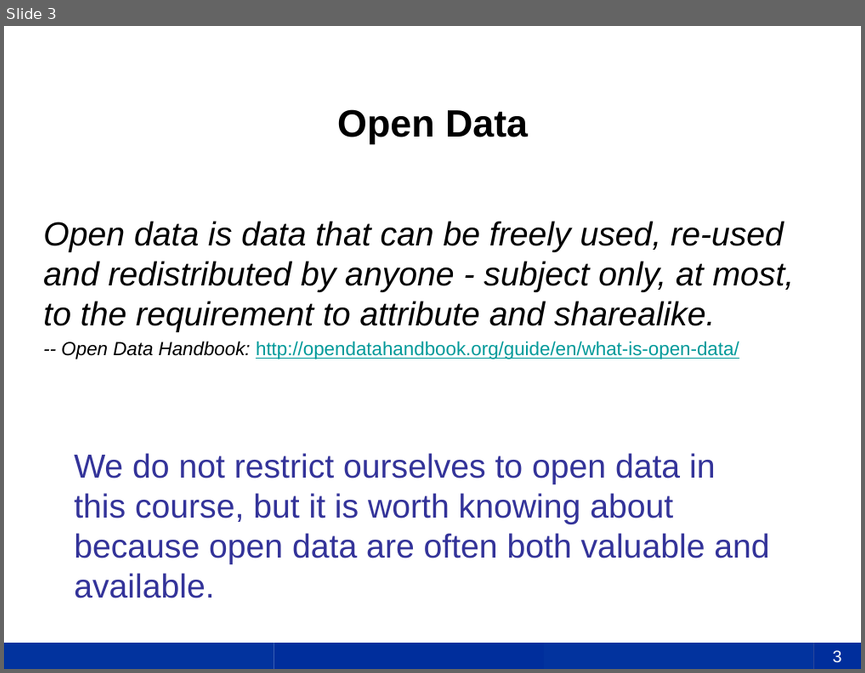
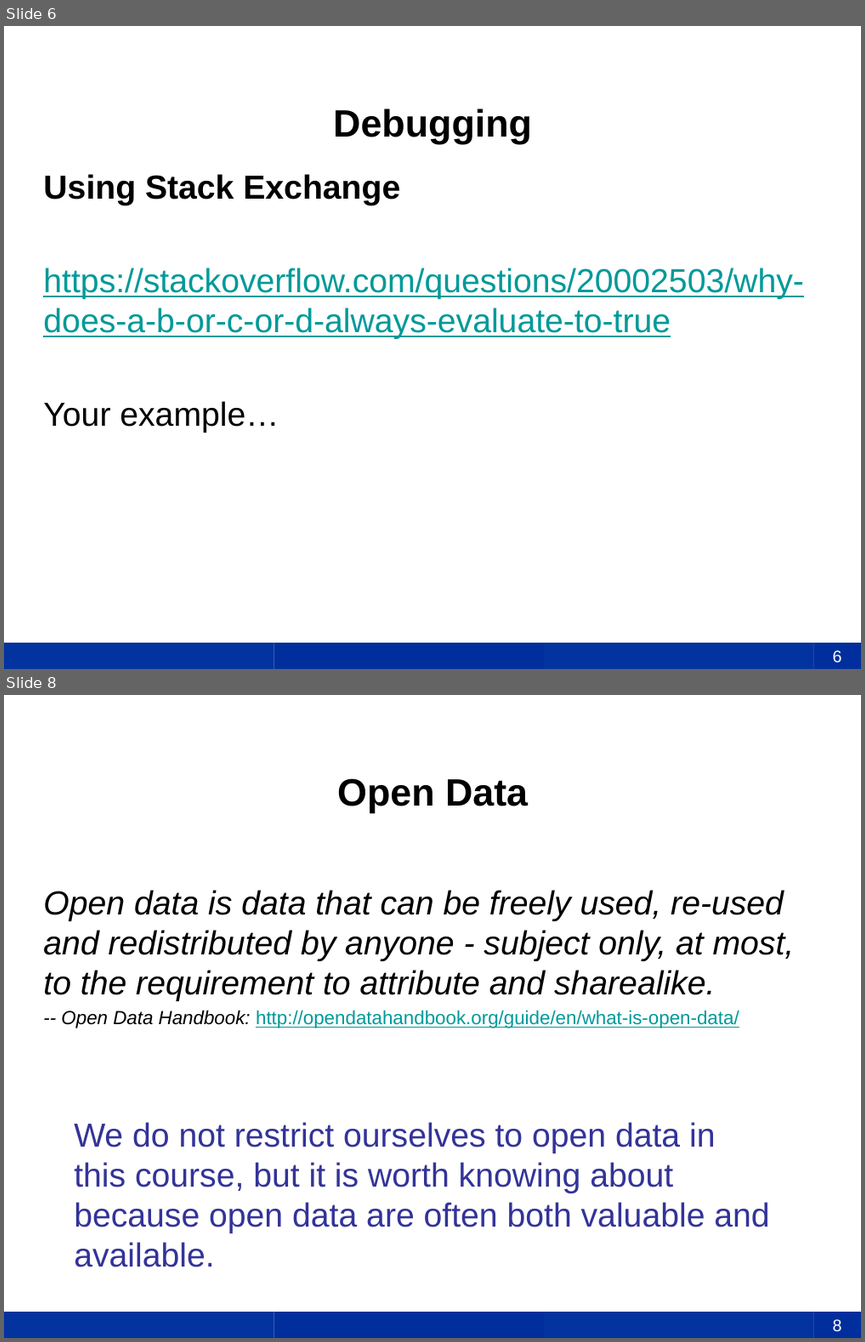
Before and after one commit to uky-transport-data-science/ce599, a slide deck: 08-Resources/8-Resources.pptx. Shown one above the other, each under a label of ours: slide 3 before the commit, slides 6 and 8 after it; the slides between them are not shown. The pictures are 865x673 and 865x1342 pixels, drawn with LibreOffice and Linux fonts; fonts in the diff are those of the drawing; background and template pictures are left out. Boxes give left, top, right and bottom in pixels: in the first picture for what was removed or moved away, otherwise in the second. Text is boxed around its words. In the diff, an @@ line names an element or a change of style, - is before the commit and + after.

Commit message:
More info on debugging.

```diff
--- a/08-Resources/8-Resources.pptx
+++ b/08-Resources/8-Resources.pptx
@@ slide 6 added at box(4, 26, 861, 669), background #FFFFFF; not listed: 4 template elements that a slide beside it also shows @@
@@ title added at box(333, 108, 532, 144), 32 pt, text #000000, bold @@
+Debugging
@@ text added at box(43, 174, 803, 432), 28 pt, text #009999, underline @@
+Using Stack Exchange
+https://stackoverflow.com/questions/20002503/why-does-a-b-or-c-or-d-always-evaluate-to-true
+Your example…
@@ page number added at box(814, 642, 861, 669), fill #002E9C, 14 pt, text #FFFFFF @@
+6
@@ what was slide 3 is now slide 8 @@
@@ page number at box(833, 1319, 842, 1332): text changed @@
-3
+8
```
Also in this commit, not shown: 2 slides changed, 4 other slides added, 1 other file.
